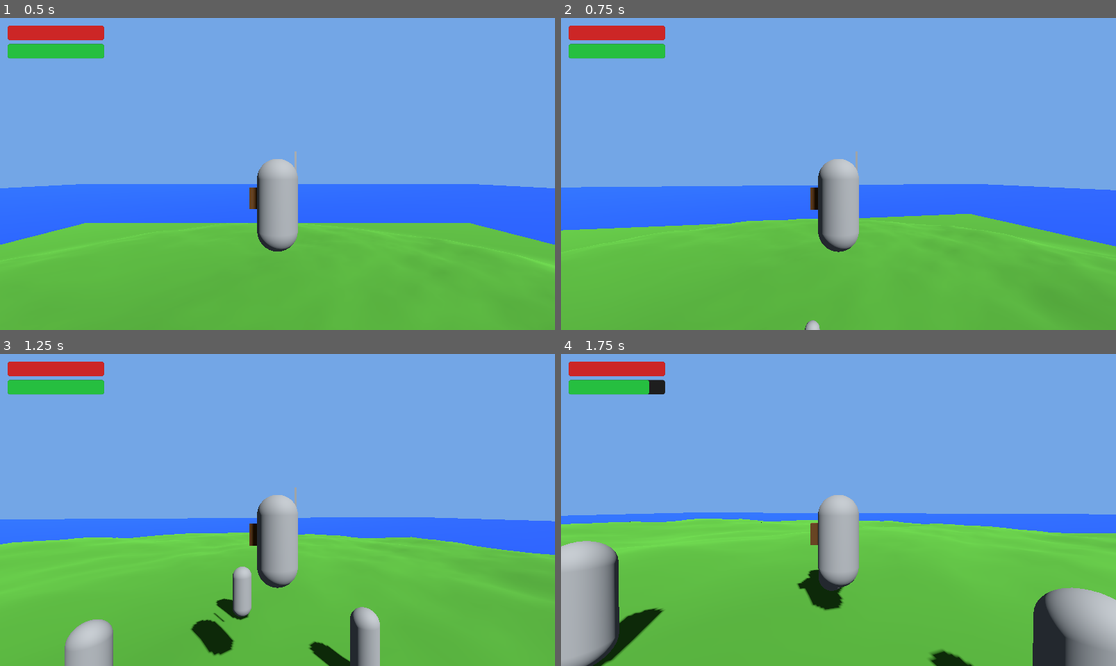
Above: before the commit, frames 1-4 (two rows, left to right).
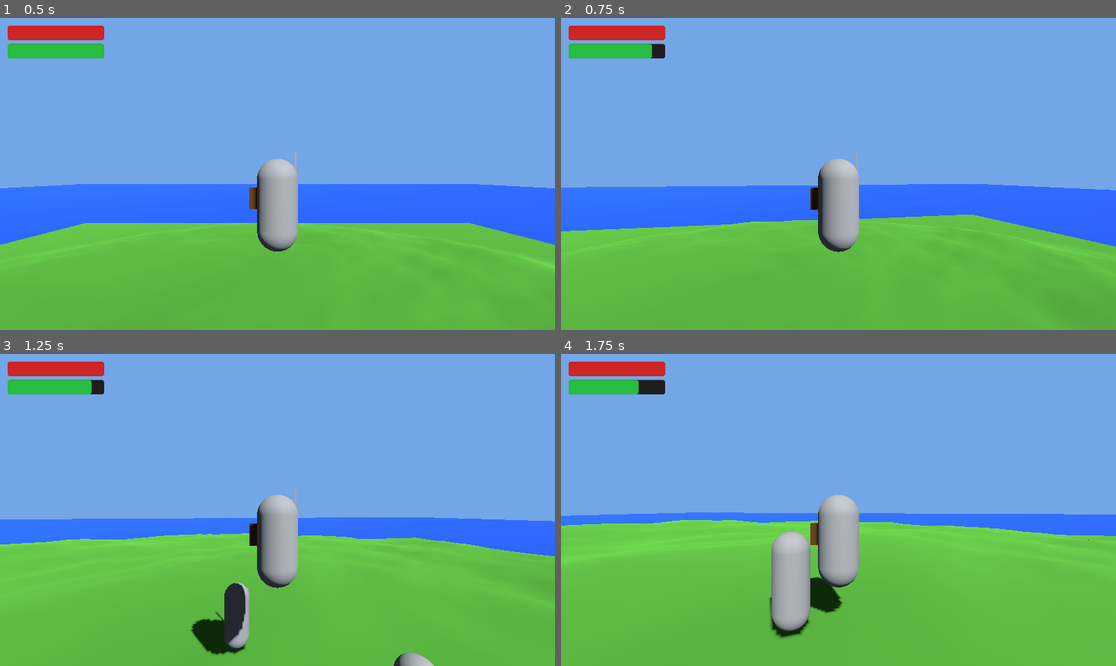
Above: after the commit, the same moments.

Repository: cpeter41/mingusbreath
Game: Godot game, scene res://scenes/dev/test_island.tscn
Two runs of this game, one before a commit and one after it. Both use one fixed random seed, a clock stepped at 60 frames per second and the inputs below.
Inputs (mouse positions are in pixels of both pictures, inside the frame that each line leads up to):
- Up to frame 1 (0.5 s): no input
- Up to frame 2 (0.75 s): tap Enter at 0.5 s; move the mouse to (866, 174) at 0.52 s; hold W (move_forward) from 0.53 s (still down); tap Ctrl (dodge) at 0.6 s
- Up to frame 3 (1.25 s): keep holding W (move_forward); tap Space (jump) at 0.77 s
- Up to frame 4 (1.75 s): keep holding W (move_forward); move the mouse to (810, 510) at 1.27 s; click (810, 510) at 1.35 s; tap Space (jump) at 1.52 s; tap Ctrl (dodge) at 1.55 s

Frame 1 is identical in both runs. In frame 2, 0.4% of the frame differs, in the area x 0-100%, y 8-100%; in frame 3, 4.3%; in frame 4, 11%.

Commit message:
phase 4 step 5: dodge action state + player hurtbox
Left Ctrl triggers a 0.25s directional roll (20 stamina cost). Speed
eases from 13 m/s down to run speed via smoothstep. Hurtbox monitorable
disabled during roll for i-frames. Player.tscn gains Hurtbox Area3D
(layer 4) so enemy hitboxes can detect the player.

Co-Authored-By: Claude Sonnet 4.6 <noreply@anthropic.com>

Diff:
--- a/scenes/player/Player.tscn
+++ b/scenes/player/Player.tscn
@@ -13,8 +13,14 @@
 [ext_resource type="Script" uid="uid://cmcuef4yexe0h" path="res://scripts/player/action_states/attack.gd" id="12_ov1oi"]
 [ext_resource type="Script" uid="uid://drdgh25wibco4" path="res://scripts/inventory/inventory.gd" id="13_20koh"]
 [ext_resource type="Script" uid="uid://cqduk17gut6e2" path="res://scripts/player/action_states/block.gd" id="14_blk"]
+[ext_resource type="Script" uid="uid://cx5r2m9lp3kqw" path="res://scripts/player/action_states/dodge.gd" id="15_dodg"]
+[ext_resource type="Script" uid="uid://drpg4uaiadcnp" path="res://scripts/combat/hurtbox.gd" id="16_hbox"]
 
 [sub_resource type="CapsuleShape3D" id="CapsuleShape3D_1"]
+radius = 0.4
+height = 1.8
+
+[sub_resource type="CapsuleShape3D" id="CapsuleShape3D_2"]
 radius = 0.4
 height = 1.8
 
@@ -78,5 +84,15 @@
 [node name="Block" type="Node" parent="ActionStateMachine" unique_id=123456789]
 script = ExtResource("14_blk")
 
+[node name="Dodge" type="Node" parent="ActionStateMachine" unique_id=987123456]
+script = ExtResource("15_dodg")
+
+[node name="Hurtbox" type="Area3D" parent="." unique_id=876543210]
+script = ExtResource("16_hbox")
+
+[node name="CollisionShape3D" type="CollisionShape3D" parent="Hurtbox" unique_id=765432109]
+transform = Transform3D(1, 0, 0, 0, 1, 0, 0, 0, 1, 0, 0.9, 0)
+shape = SubResource("CapsuleShape3D_2")
+
 [node name="Inventory" type="Node" parent="." unique_id=1015320278]
 script = ExtResource("13_20koh")
--- /dev/null
+++ b/scripts/player/action_states/dodge.gd
@@ -0,0 +1,33 @@
+extends ActionState
+
+const DODGE_SPEED    := 13.0
+const DODGE_DURATION := 0.25
+
+var _timer: float     = 0.0
+var _dodge_dir: Vector3 = Vector3.ZERO
+
+
+func enter() -> void:
+	_timer = DODGE_DURATION
+	var input := Input.get_vector("move_left", "move_right", "move_forward", "move_back")
+	if input != Vector2.ZERO:
+		_dodge_dir = (player.transform.basis * Vector3(input.x, 0.0, input.y)).normalized()
+	else:
+		_dodge_dir = (player.transform.basis * Vector3(0.0, 0.0, -1.0)).normalized()
+	if player.hurtbox:
+		player.hurtbox.monitorable = false
+
+
+func physics_update(delta: float) -> void:
+	_timer -= delta
+	var t := clampf(1.0 - _timer / DODGE_DURATION, 0.0, 1.0)
+	var speed := lerpf(DODGE_SPEED, player.speed, smoothstep(0.0, 1.0, t))
+	player.velocity.x = _dodge_dir.x * speed
+	player.velocity.z = _dodge_dir.z * speed
+	if _timer <= 0.0:
+		actionSM.transition_to("idle")
+
+
+func exit() -> void:
+	if player.hurtbox:
+		player.hurtbox.monitorable = true
--- a/scripts/player/action_states/idle.gd
+++ b/scripts/player/action_states/idle.gd
@@ -2,6 +2,10 @@
 
 # physics_update instead of handle_input to allow for holding attack/block button
 func physics_update(_delta: float) -> void:
+	if not player.on_boat and Input.is_action_just_pressed("dodge"):
+		if player.consume_stamina(20.0):
+			actionSM.transition_to("dodge")
+		return
 	if not player.on_boat and Input.is_action_pressed("block") and player.has_shield():
 		actionSM.transition_to("block")
 		return
--- a/scripts/player/player.gd
+++ b/scripts/player/player.gd
@@ -24,6 +24,7 @@
 @onready var inventory: Inventory  = $Inventory
 @onready var weapon_mount: Node3D  = $WeaponMount
 @onready var shield_mount: Node3D  = $ShieldMount
+@onready var hurtbox: Area3D       = $Hurtbox
 
 
 func _ready() -> void:
Not shown, added: scripts/player/action_states/dodge.gd.uid
